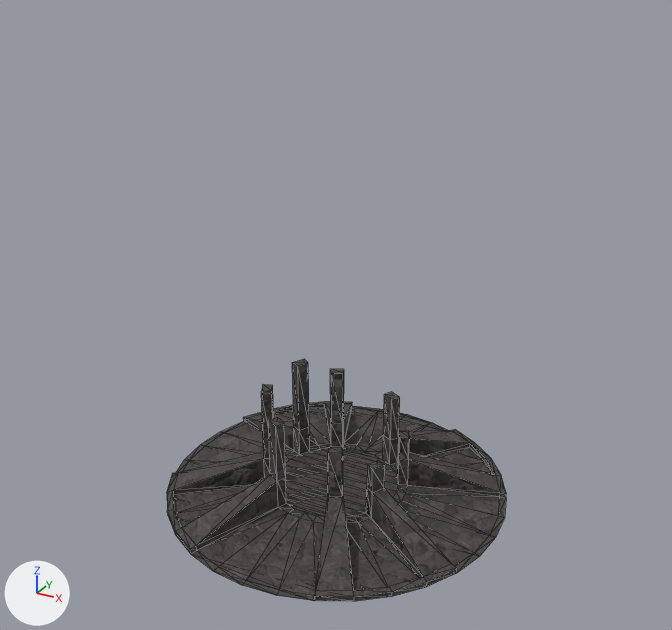
Renders of the glTF model lesson_1.bot/public/models/base/base.glb from each side of a commit.
Before and after are seen from a camera (50 mm lens) standing at (5.94, -10.82, 8.37) and looking at (0.05, -0.1, 3.01). Every picture has the same lights, and +X, +Y and +Z are marked at lower left. Mesh edges are drawn as thin lines. Where no turn or scale is listed for an object, it has been applied to the vertices. Vertices at the same position are counted once.

The scene before the commit, as lines of its bpy script (objects in view):
```python
me_cylinder_002 = bpy.data.meshes.new('Cylinder.002')
me_cylinder_002.from_pydata(...)  # 232 vertices, 460 faces; spans x -2.63..2.63, y -2.63..2.63, z -0.07..1.7
me_cylinder_002.materials.append(mat_material_001)
ob_cylinder = bpy.data.objects.new('Cylinder', me_cylinder_002)
ob_cylinder.location = (0.0, 0.0, 0.07)
```
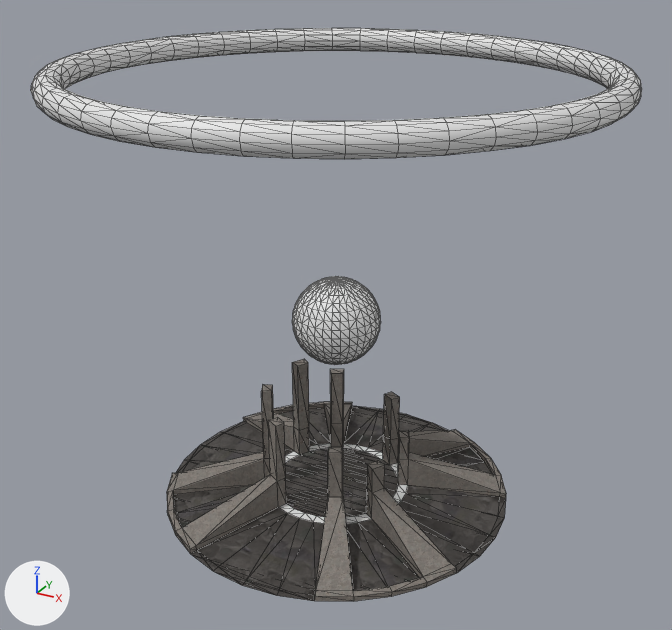
Pixel boxes (x1, y1, x2, y2) of what changed, in the pictures (672 x 630 px):
'Ring', added
    after: (31, 28, 642, 159)
'Sphere', added
    after: (292, 276, 381, 365)
part 1 of me_cylinder_002, surface changed
    both: (173, 406, 506, 601)
part 2 of me_cylinder_002, recoloured
    both: (167, 359, 506, 601)
part 3 of me_cylinder_002, recoloured
    both: (279, 443, 408, 524)

The change in detail:
Picture 'rsz_roughness.001' (img_rsz_roughness_001) is new.
Picture 'rsz_albedo.001' (img_rsz_albedo_001) is new.
Picture 'rsz_normal.001' (img_rsz_normal_001) is new.
Material 'Mat Damaged Wall' (mat_mat_damaged_wall) is new.
Uses the picture img_rsz_albedo_001.
Uses the picture img_rsz_normal_001.
Uses the picture img_rsz_roughness_001.
Material 'Mat Sphere Shine Belt' (mat_mat_sphere_shine_belt) is new.
Its base color is (0.8, 0.8, 0.8) (white #e7e7e7).
Material 'Mat Sphere Shine' (mat_mat_sphere_shine) is new.
Its base color is (0.8, 0.8, 0.8) (white #e7e7e7).
me_cylinder_002 has 232 vertices, 460 faces and spans x -2.63..2.63, y -2.63..2.63, z -0.07..1.7.
me_cylinder_002 is used by ob_cylinder; location (0.0, 0.0, 0.07).
me_cylinder_002 part 1: 460 kept faces spanning x -2.63..2.63, y -2.63..2.63, z -0.07..1.7 get new texture (UV) coordinates.
me_cylinder_002 part 2: 302 faces spanning x -2.63..2.63, y -2.63..2.63, z -0.07..1.7 switch from mat_material_001 to mat_mat_damaged_wall.
me_cylinder_002 part 3: 48 faces spanning x -1.12..1.12, y -1.12..1.12, z 0.06 switch from mat_material_001 to no material.
Mesh me_ring is new.
It is a torus around z (ring radius 3.62, tube radius 0.18) spanning x -3.8..3.8, y -3.8..3.8, z -0.18..0.18.
It uses material mat_mat_sphere_shine_belt (white #e7e7e7).
Mesh me_sphere is new.
It is a UV sphere (32 segments, 16 rings, poles along z) spanning x -0.64..0.64, y -0.64..0.64, z -0.64..0.64.
It uses material mat_mat_sphere_shine (white #e7e7e7).
Object 'Ring' (ob_ring) is new; it shows me_ring.
Its location is (0.0, 0.0, 6.35).
Object 'Sphere' (ob_sphere) is new; it shows me_sphere.
Its location is (0.0, 0.0, 2.87).
